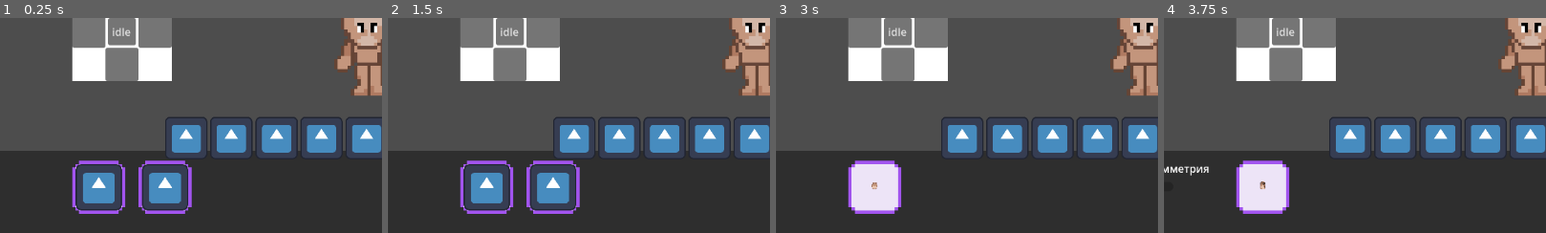
Above: before the commit, frames 1-4 (left to right).
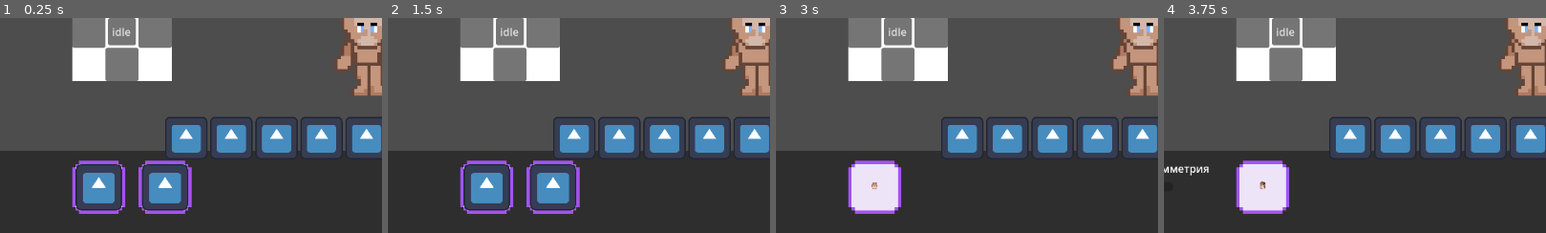
Above: after the commit, the same moments.

Repository: p1petto/CharacterMakerNew
Game: Godot game, scene res://Scenes/maker.tscn
Two runs of this game, one before a commit and one after it. Both use one fixed random seed, a clock stepped at 60 frames per second and the inputs below. The engine's default icon, where the game draws it, is replaced by a stand-in: a white triangle on a blue panel in a dark square.
Inputs (mouse positions are % of the whole screen's width and height, from its top left):
- Up to frame 1 (0.25 s): no input
- Up to frame 2 (1.5 s): click (15, 82) at 0.5 s; click (24, 82) at 1.27 s
- Up to frame 3 (3 s): click (26, 71) at 2 s; click (32, 71) at 2.77 s
- Up to frame 4 (3.75 s): click (38, 71) at 3.52 s
The pictures show only the part of the screen within x 2-52%, y 43-93%; the shares and areas given below are measured in that part.

The runs differ from the first frame. In frame 1, less than 0.1% of the frame differs, in the area x 94-98%, y 3-8%; in frame 2, less than 0.1%; in frame 3, less than 0.1%; in frame 4, less than 0.1%.

Commit message:
added: изменение цвета статичных элементов

Diff:
--- a/Resources/StaticElements/Eye/Eye1/L/EyeLeft.tres
+++ b/Resources/StaticElements/Eye/Eye1/L/EyeLeft.tres
@@ -12,3 +12,4 @@
 max_x = 9
 max_y = 21
 target_part = "Head"
+color = Color(0.501961, 0.694118, 1, 1)
--- a/Resources/StaticElements/Eye/Eye1/R/EyeRight.tres
+++ b/Resources/StaticElements/Eye/Eye1/R/EyeRight.tres
@@ -12,3 +12,4 @@
 max_x = 10
 max_y = 21
 target_part = "Head"
+color = Color(0.501961, 0.694118, 1, 1)
--- a/Scripts/ConditionallyDynamicPart/conditionally_dynamic_part.gd
+++ b/Scripts/ConditionallyDynamicPart/conditionally_dynamic_part.gd
@@ -62,52 +62,7 @@
 func set_start_color() -> void:
 	# Устанавливаем стартовый цвет белым
 	cur_color = start_color
-
-	# Создаём ShaderMaterial у корневой ноды, если его ещё нет
-	if not material:
-		var shader_material = ShaderMaterial.new()
-		var shader = load("res://path_to_your_shader.gdshader")  # Укажите правильный путь
-		shader_material.shader = shader
-		material = shader_material
-
-	# Устанавливаем стартовый цвет в шейдер
-	material.set_shader_parameter("cur_color", cur_color)
-	material.set_shader_parameter("blend_factor", 0.9)
-
-	# Применяем цвет к animated_sprite с разницей от белого
-	if animated_sprite:
-		# Это нужно, чтобы modulate был правильно рассчитан
-		animated_sprite.modulate = cur_color
-
-	# Устанавливаем стартовый цвет для симметричного элемента, если он есть
-	if linked_symmetrical_element and is_symmetrical:
-		# Применяем цвет к симметричному элементу, но без рекурсии
-		linked_symmetrical_element.set_start_color_without_recursive()
-
-	color_picker_button.color_picker.color = cur_color
-
-
-# Функция для установки цвета на симметричный элемент без рекурсии
-func set_start_color_without_recursive() -> void:
-	# Устанавливаем стартовый цвет белым для симметричного элемента
-	cur_color = start_color
-
-	# Создаём ShaderMaterial у корневой ноды, если его ещё нет
-	if not material:
-		var shader_material = ShaderMaterial.new()
-		var shader = load("res://path_to_your_shader.gdshader")  # Укажите правильный путь
-		shader_material.shader = shader
-		material = shader_material
-
-	# Устанавливаем стартовый цвет в шейдер
-	material.set_shader_parameter("cur_color", cur_color)
-	material.set_shader_parameter("blend_factor", 0.9)
-
-	# Применяем цвет к animated_sprite с разницей от белого
-	if animated_sprite:
-		# Это нужно, чтобы modulate был правильно рассчитан
-		animated_sprite.modulate = cur_color
-
+	_on_color_changed(cur_color)
 
 func _on_color_changed(new_color: Color) -> void:
 	print(self.name, "Color changed to: ", new_color)
@@ -115,17 +70,6 @@
 	# Сохраняем cur_color как новый цвет без изменений
 	cur_color = new_color
 
-	# Вычисляем разницу между new_color и белым цветом для шейдера
-	var adjusted_color = new_color
-
-	# Создаём ShaderMaterial у корневой ноды, если его ещё нет
-	if not material:
-		var shader_material = ShaderMaterial.new()
-		var shader = load("res://path_to_your_shader.gdshader")  # Укажите правильный путь
-		shader_material.shader = shader
-		material = shader_material
-
-	# Обновляем параметры шейдера с учётом разницы с белым
 	material.set_shader_parameter("cur_color", cur_color)
 	material.set_shader_parameter("blend_factor", 0.9)
 
@@ -136,6 +80,7 @@
 	# Если есть симметричный элемент, обновляем его отдельно
 	if linked_symmetrical_element and is_symmetrical:
 		linked_symmetrical_element._apply_color_without_propagation(new_color)
+		linked_symmetrical_element.color_picker_button.set_new_bg_color(new_color)
 
 # Функция для обновления цвета у симметричного элемента без рекурсии
 func _apply_color_without_propagation(new_color: Color) -> void:
--- /dev/null
+++ b/Scripts/Shaders/static_color_changing_shader.gdshader
@@ -0,0 +1,15 @@
+shader_type canvas_item;
+
+uniform vec4 oldcolor : source_color;
+
+uniform vec4 newcolor : source_color;
+
+void fragment() {
+	float r = 0.0;
+	float g = 0.0;
+	float b = 0.0;
+
+    if(distance(COLOR, oldcolor) < 0.01){
+        COLOR = newcolor;
+		}
+}
--- a/Scripts/StaticElements/static_element.gd
+++ b/Scripts/StaticElements/static_element.gd
@@ -12,6 +12,7 @@
 
 var color_picker_button
 var cur_color: Color
+var start_color: Color
 
 # Called when the node enters the scene tree for the first time.
 func _ready() -> void:
@@ -20,15 +21,41 @@
 	call_deferred("_connect_color_changed_signal")
 	call_deferred("_connect_color")
 
+	if not material:
+		material = ShaderMaterial.new()
+		var shader = load("res://Scripts/Shaders/static_color_changing_shader.gdshader")  # Укажите правильный путь
+		material.shader = shader
+		self.material = material  # Присваиваем материал текущему экземпляру
+
 func _connect_color_changed_signal():
 	color_picker_button.color_changed.connect(_on_color_changed)
 
 func _connect_color():
 	cur_color = static_resource.color
 	color_picker_button._on_color_picker_color_changed(cur_color)
+	color_picker_button.color_picker.color = cur_color
+	start_color = cur_color
+	material.set_shader_parameter("oldcolor", cur_color)
+	set_start_color()
+
+func set_start_color() -> void:
+	# Устанавливаем стартовый цвет белым
+	cur_color = start_color
+	_on_color_changed(cur_color)
 
 func _on_color_changed(new_color: Color) -> void:
-	print(self.name, "Color changed to: ", new_color)
+
+	#material.set_shader_parameter("oldcolor", cur_color)
+	material.set_shader_parameter("newcolor", new_color)
+
+	cur_color = new_color
+	#modulate = cur_color
+
+	if is_symmetrical:
+		var cur_linked_element = character.find_child(catallog.current_tab.linked_symmetrical_element.name, true, false)
+		cur_linked_element.material.set_shader_parameter("newcolor", new_color)
+		cur_linked_element.cur_color = new_color
+		cur_linked_element.color_picker_button.set_new_bg_color(new_color)
 
 # Called every frame. 'delta' is the elapsed time since the previous frame.
 func _process(delta: float) -> void:
--- a/Scripts/UI/catalog_list.gd
+++ b/Scripts/UI/catalog_list.gd
@@ -103,6 +103,7 @@
 			linked_node.change_direction(Global.current_dir)
 
 	current_node.color_picker_button.set_new_bg_color(new_bg_color_button)
+	current_node.set_start_color()
 
 func _handle_accessories_item(slot_index, item_class):
 	var part = catalog_items[slot_index].accessorie
Binary file changed: Assets/Character/eye/eye1/eye-l.png
Binary file changed: Assets/Character/eye/eye1/eye-r.png
